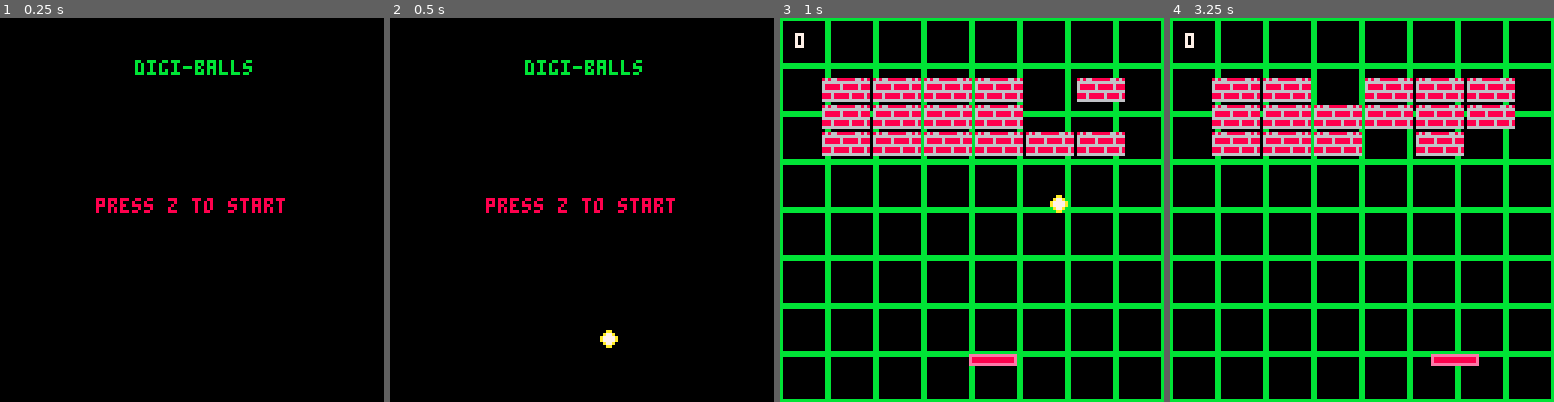
Above: before the commit, frames 1-4 (left to right).
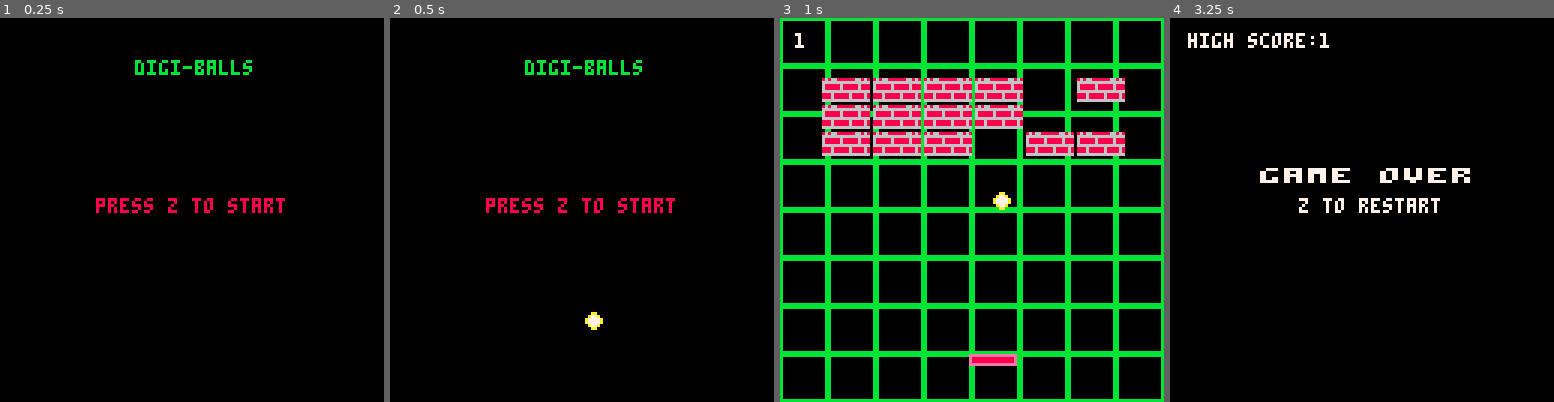
Above: after the commit, the same moments.

Repository: guttermage/Digiballs
Game: PICO-8 cartridge digiballs.p8
Two runs of this game, one before a commit and one after it. Both use one fixed random seed, a clock stepped at 60 frames per second and the inputs below.
Inputs:
- Up to frame 1 (0.25 s): no input
- Up to frame 2 (0.5 s): tap X (X key) at 0.33 s
- Up to frame 3 (1 s): tap O (Z key) at 0.7 s
- Up to frame 4 (3.25 s): tap X (X key) at 1.07, 1.85, 2.97 s; hold Right 1.6-2.1 s; tap O (Z key) every 0.4 s from 1.7 to 2.9 s; hold Right 2.47-3.03 s; hold Left from 3.08 s (still down)

Frame 1 is identical in both runs. In frame 2, 0.3% of the frame differs, in the area x 50-60%, y 76-86%; in frame 3, 1.1%; in frame 4, 35%, in the area x 0-100%, y 0-100%.

Commit message:
Velocity adjustment
Playing with velocity of ball

Diff:
--- a/digiballs.p8
+++ b/digiballs.p8
@@ -95,7 +96,8 @@
 	--shoot da bawl--
 	if btnp(5)then
 	ball.active=true
-	ball.dx = .66
+	ball.dx = .2
+	ball.dy = 2
 	end
 
 	if ball.active then
@@ -145,6 +147,7 @@
 --change level--
 if brick_total == 0 then
 	current_lvl += 1
+	ball.active = false
 	load_bricks(current_lvl)
 end
 
@@ -185,7 +188,11 @@
 		end
 	end
 
-
+if brick_total == 0 then
+ cls()
+ print("chester stone bitch",45,14)
+ print("press z to continue",32,60,8)
+ end
 --draw ball--
 		if ball.active==true then
 		spr(5,ball.x,ball.y)
